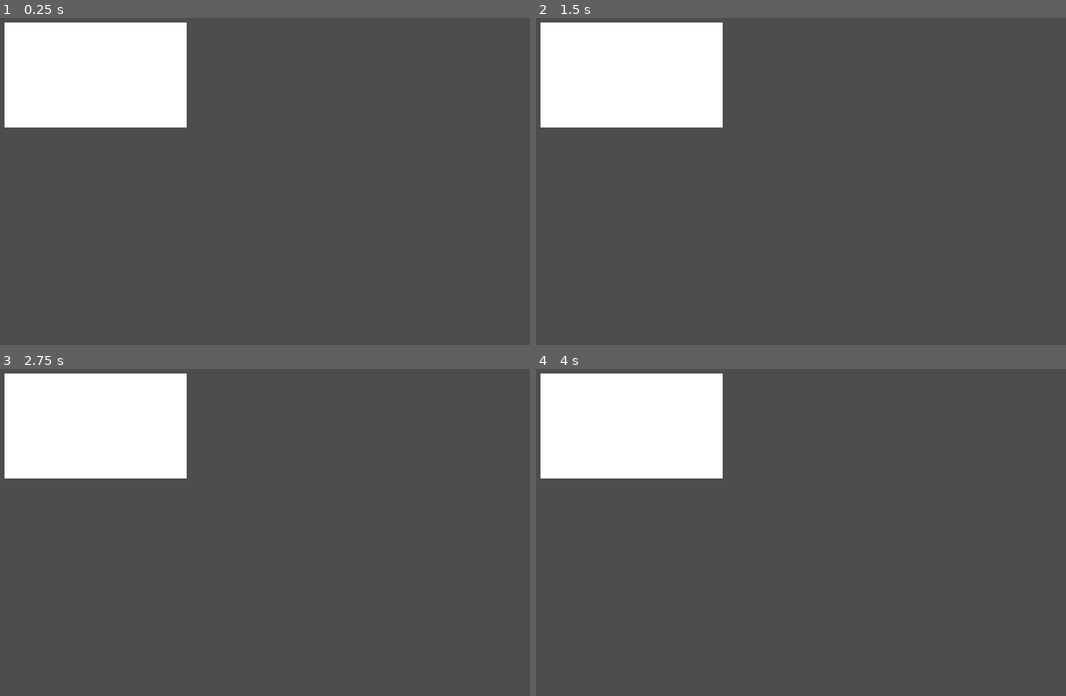
Above: before the commit, frames 1-4 (two rows, left to right).
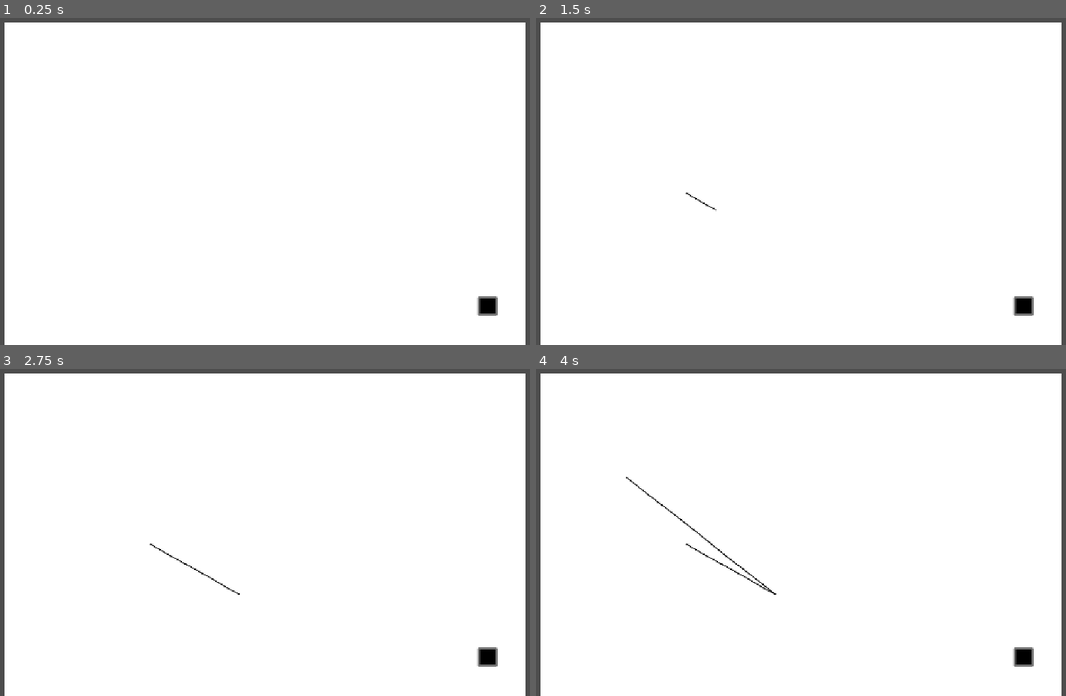
Above: after the commit, the same moments.

Repository: AGI-Frankenstein/web-test
Game: Godot game, scene res://scenes/OldDrawingStuff/Whiteboard_task.tscn
Two runs of this game, one before a commit and one after it. Both use one fixed random seed, a clock stepped at 60 frames per second and the inputs below.
Inputs (mouse positions are in pixels of both pictures, inside the frame that each line leads up to):
- Up to frame 1 (0.25 s): no input
- Up to frame 2 (1.5 s): tap Enter at 0.5 s; move the mouse to (938, 158) at 0.52 s; click (938, 158) at 0.67 s; tap Space at 1.25 s; drag from (684, 194) to (774, 243) at 1.27 s
- Up to frame 3 (2.75 s): tap Enter at 2 s; move the mouse to (328, 454) at 2.02 s; click (328, 454) at 2.17 s
- Up to frame 4 (4 s): tap Space at 2.75 s; drag from (774, 594) to (626, 476) at 2.77 s; tap Enter at 3.5 s; move the mouse to (986, 578) at 3.52 s; click (986, 578) at 3.67 s

The runs differ from the first frame. In frame 1, 86% of the frame differs, in the area x 0-100%, y 1-100%; in frame 2, 86%; in frame 3, 86%; in frame 4, 86%.

Commit message:
Testing more phone stuff

Diff:
--- a/scenes/OldDrawingStuff/Whiteboard_task.tscn
+++ b/scenes/OldDrawingStuff/Whiteboard_task.tscn
@@ -21,7 +21,7 @@
 
 [node name="SubViewport" type="SubViewport" parent="Control/SubViewportContainer" unique_id=1643516856]
 handle_input_locally = false
-size = Vector2i(350, 200)
+size = Vector2i(1000, 1000)
 render_target_update_mode = 4
 
 [node name="Control2" type="Control" parent="Control/SubViewportContainer/SubViewport" unique_id=2127821958]
@@ -43,13 +43,12 @@
 grow_horizontal = 2
 grow_vertical = 2
 
-[node name="TextureRect" type="TextureRect" parent="Control/SubViewportContainer/SubViewport/Control2/ColorRect" unique_id=1654414032]
+[node name="ColorPickerButton" type="ColorPickerButton" parent="Control/SubViewportContainer/SubViewport/Control2" unique_id=1317647031]
 layout_mode = 0
-offset_left = 16.0
-offset_top = 4.0
-offset_right = 336.0
-offset_bottom = 196.0
-mouse_filter = 2
+offset_left = 908.0
+offset_top = 525.0
+offset_right = 946.0
+offset_bottom = 562.0
 
 [node name="Node2D" type="Node2D" parent="Control/SubViewportContainer/SubViewport/Control2" unique_id=873773862]
 top_level = true
--- a/scenes/OldDrawingStuff/control.gd
+++ b/scenes/OldDrawingStuff/control.gd
@@ -1,9 +1,12 @@
 extends Control
 
 @onready var node = $Node2D
+@onready var ClrPickerBttn: ColorPickerButton = $ColorPickerButton
+var color: Color
 
 # Called when the node enters the scene tree for the first time.
 func _ready() -> void:
+	color = Color.BLACK
 	pass # Replace with function body.
 
 
@@ -12,13 +15,7 @@
 	var size: Vector2 = get_global_rect().size
 	var offset: Vector2 = get_global_rect().position
 	var img: Image = get_parent().get_texture().get_image()
-	var winpercentage:float = 0.015
-	var diff:float = 0
-	var total:float = size[0]*size[1]
-	for i in range(size[0]):
-		for j in range(size[1]):
-			if !img.get_pixel(offset[0] + i, offset[1] + j).is_equal_approx(Color.WHITE):
-				diff +=1
+	color = ClrPickerBttn.color
 
 func _find_canvas_layer(node: Node) -> Node:
 	var current = node
@@ -27,3 +24,6 @@
 			return current
 		current = current.get_parent()
 	return null
+
+func get_color() -> Color:
+	return color
--- a/scenes/OldDrawingStuff/node_2d.gd
+++ b/scenes/OldDrawingStuff/node_2d.gd
@@ -1,18 +1,22 @@
 extends Node2D
 
 @onready var _lines:Node2D = $Line2D
+@onready var _ctrl: = get_parent()
 
 var _pressedright: bool = false
 var _pressedleft: bool = false
 var _current_line: Line2D = null
 var _eraser: bool = false
+var _selected_color: Color = Color.BLUE
 
 func _input(event: InputEvent) -> void:
+	_get_active_color()
+
 	if event is InputEventScreenTouch:
 		_pressedleft = event.pressed
 		if _pressedleft:
 			_current_line = Line2D.new()
-			_current_line.default_color = Color.BLACK
+			_current_line.default_color = _selected_color
 			_current_line.width = 12
 			_lines.add_child(_current_line)
 			_current_line.add_point(event.position)
@@ -24,13 +28,15 @@
 			_pressedright = event.pressed
 			if _pressedright:
 				_current_line = Line2D.new()
-				_current_line.default_color = Color.BLACK
+				_current_line.default_color = _selected_color
 				_current_line.width = 2
 				_lines.add_child(_current_line)
 				_current_line.add_point(event.position)
 	elif event is InputEventMouseMotion and _pressedright:
 		_current_line.add_point(event.position)
 
+func _get_active_color() -> void:
+	_selected_color = _ctrl.get_color()
 
 #func _ready() -> void:
 	#pass
Not shown, added: .gitignore
Not shown, changed: index.pck
Not shown, added: scenes/OldDrawingStuff/Whiteboard_task.tscn11028625074.tmp
